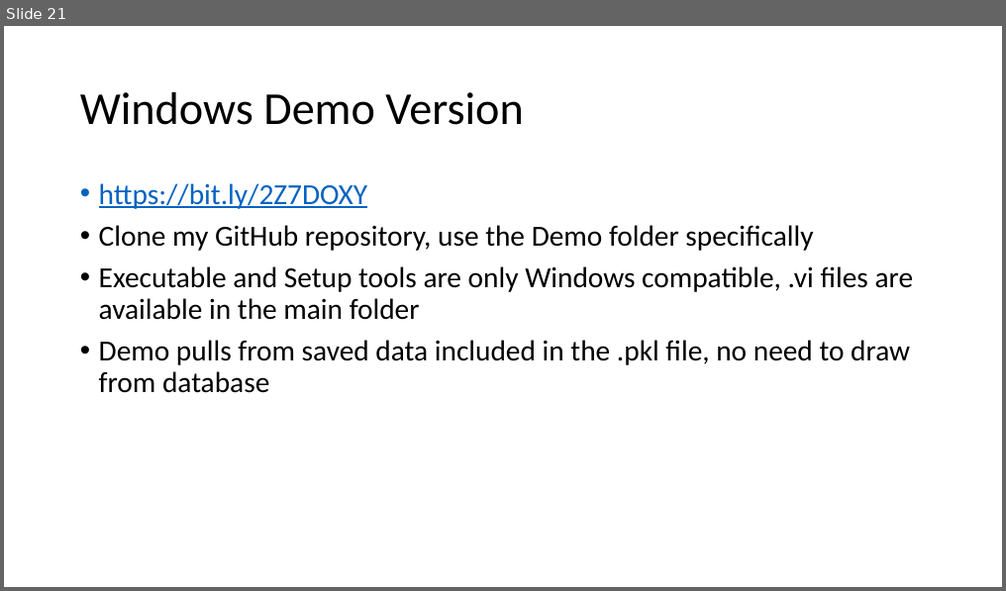
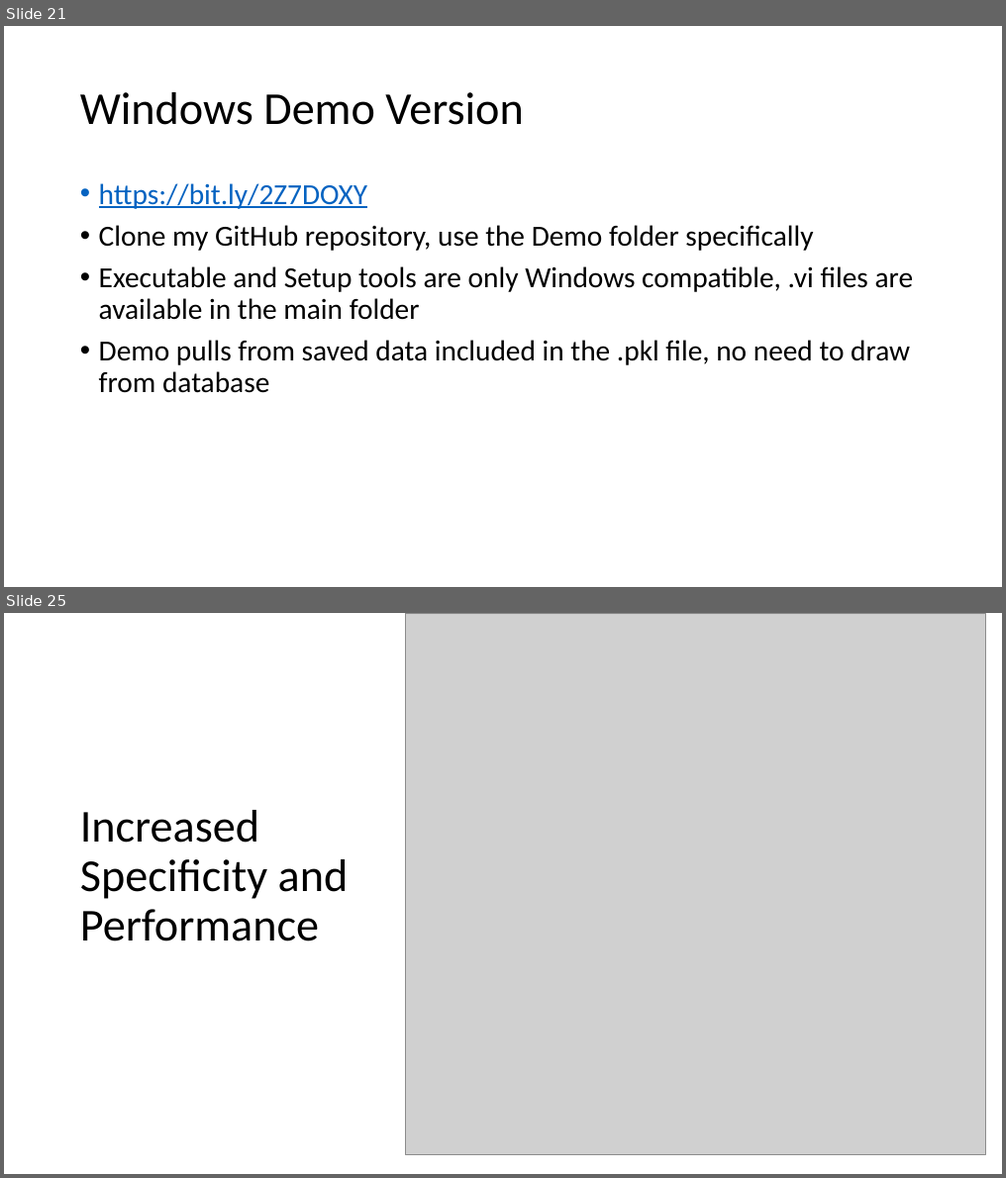
Before and after one commit to nathan-m-schneider-22/Dust-Accelerator-Database-Analysis, a slide deck: Dust_Data_Project.pptx. Shown one above the other, each under a label of ours: slide 21 before the commit, slides 21 and 25 after it; the slides between them are not shown. The pictures are 1006x591 and 1006x1178 pixels, drawn with LibreOffice and Linux fonts; fonts in the diff are those of the drawing; grey boxes stand for pictures. Boxes give left, top, right and bottom in pixels: in the first picture for what was removed or moved away, otherwise in the second. Text is boxed around its words. In the diff, an @@ line names an element or a change of style, - is before the commit and + after.

```diff
--- a/Dust_Data_Project.pptx
+++ b/Dust_Data_Project.pptx
@@ slide 25 added at box(4, 613, 1002, 1174), background #FFFFFF @@
@@ picture added at box(405, 613, 985, 1155) @@
@@ title added at box(80, 810, 349, 942), 44 pt, text #000000 @@
+Increased Specificity and Performance
```
Also in this commit, not shown: 3 other slides added, 19 other files.
